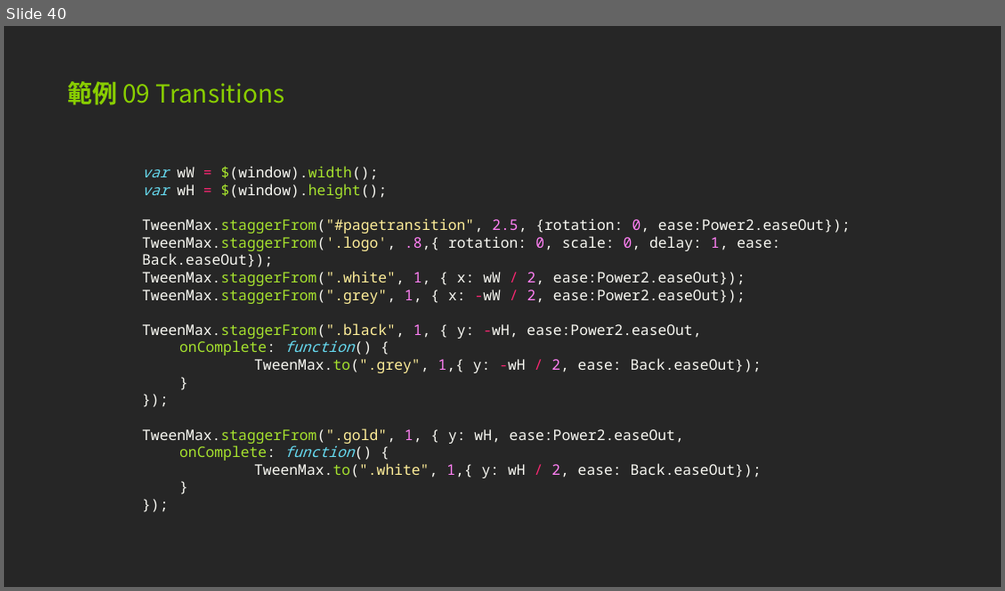
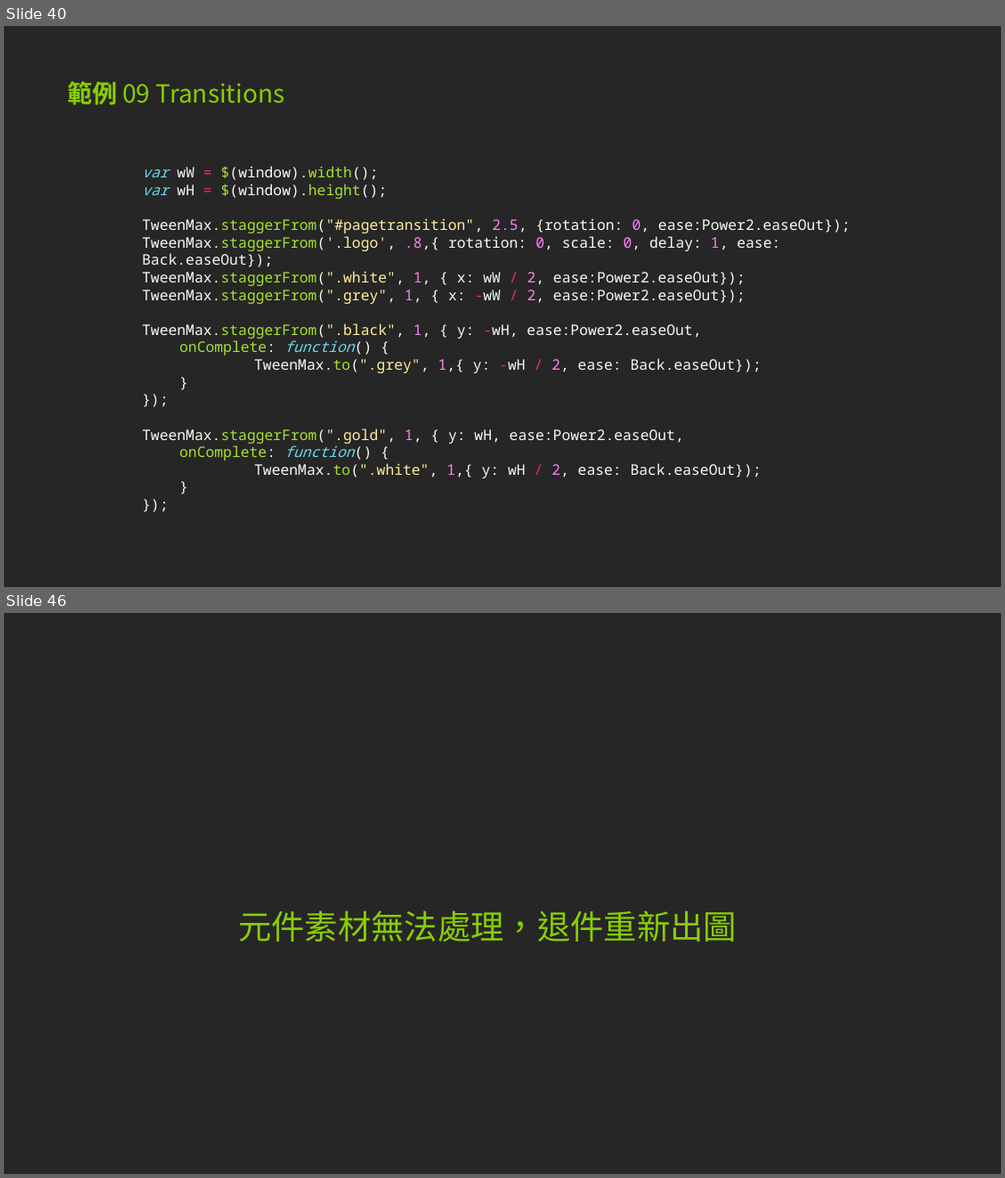
Before and after one commit to pgkusn/TweenMax_course_example, a slide deck: JavaScript ＆ TweenMax 動態特效速成實戰.pptx. Shown one above the other, each under a label of ours: slide 40 before the commit, slides 40 and 46 after it; the slides between them are not shown. The pictures are 1005x591 and 1005x1178 pixels, drawn with LibreOffice and Linux fonts; fonts in the diff are those of the drawing. Boxes give left, top, right and bottom in pixels: in the first picture for what was removed or moved away, otherwise in the second. Text is boxed around its words. In the diff, an @@ line names an element or a change of style, - is before the commit and + after.

```diff
--- a/JavaScript ＆ TweenMax 動態特效速成實戰.pptx
+++ b/JavaScript ＆ TweenMax 動態特效速成實戰.pptx
@@ slide 46 added at box(4, 613, 1001, 1174), background #262626 @@
@@ title added at box(238, 910, 736, 941), 32 pt, text #89CE01 @@
+元件素材無法處理，退件重新出圖
```
Also in this commit, not shown: 13 other slides added.
